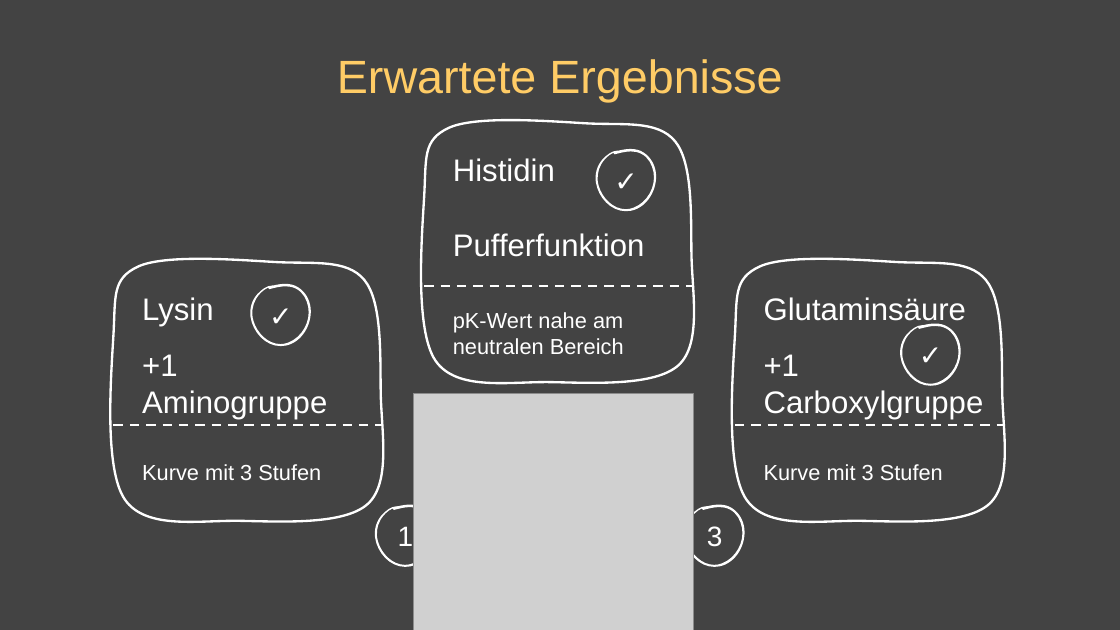
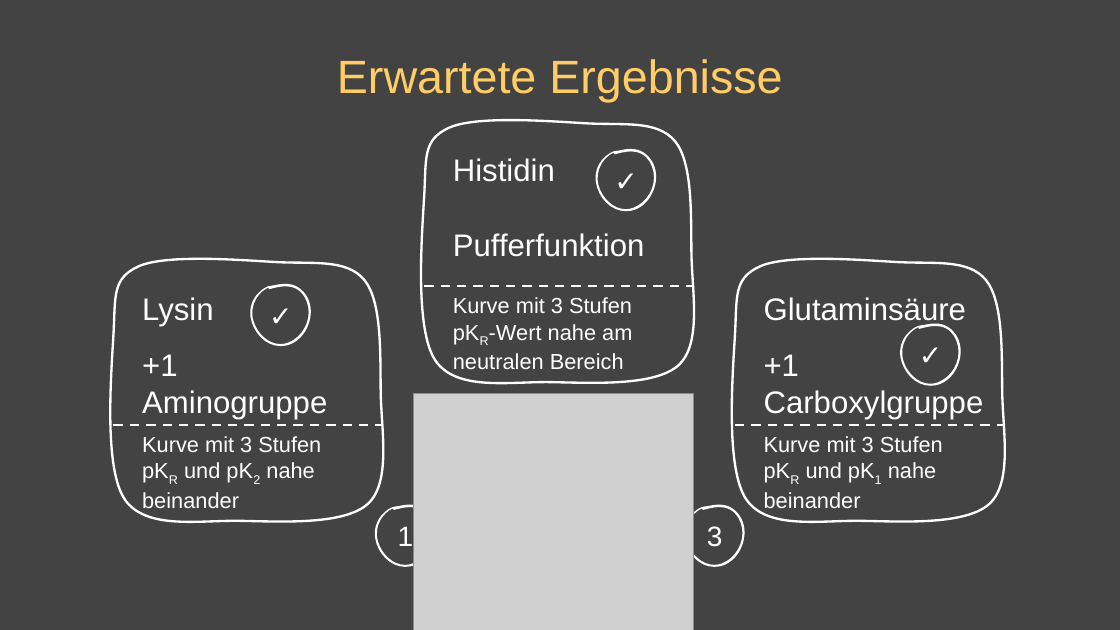
Before and after one commit to TimerErTim/bioinf.bio, a slide deck: slide 9 of sem-3_titration/presentation/BCH3_WS2025_GlycinTitration_ExecutionPlan.pptx. Drawn at 1120x630 pixels with LibreOffice and Linux fonts; fonts in the diff are those of the drawing; grey boxes stand for pictures. Boxes give left, top, right and bottom in pixels: in the first picture for what was removed or moved away, otherwise in the second. Text is boxed around its words. In the diff, an @@ line names an element or a change of style, - is before the commit and + after.

```diff
--- a/sem-3_titration/presentation/BCH3_WS2025_GlycinTitration_ExecutionPlan.pptx
+++ b/sem-3_titration/presentation/BCH3_WS2025_GlycinTitration_ExecutionPlan.pptx
@@ text at (453, 297, 632, 369): text changed @@
-pK-Wert nahe am neutralen Bereich
+Kurve mit 3 Stufen
+pKR-Wert nahe am neutralen Bereich
@@ text at (142, 436, 321, 513): text changed @@
-Kurve mit 3 Stufen
+Kurve mit 3 Stufen
+pKR und pK2 nahe beinander
@@ text at (764, 436, 943, 508): text changed @@
-Kurve mit 3 Stufen
+Kurve mit 3 Stufen
+pKR und pK1 nahe beinander
```
Also in this commit, not shown: 35 other slides changed, 1 other file.
